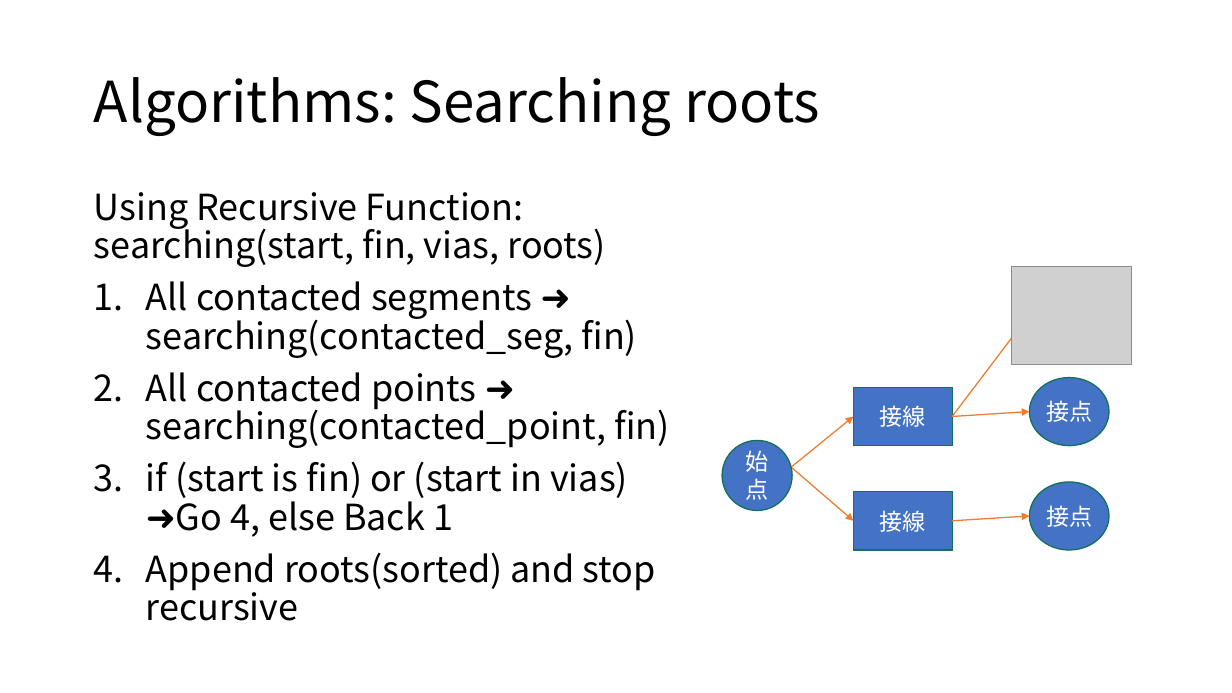
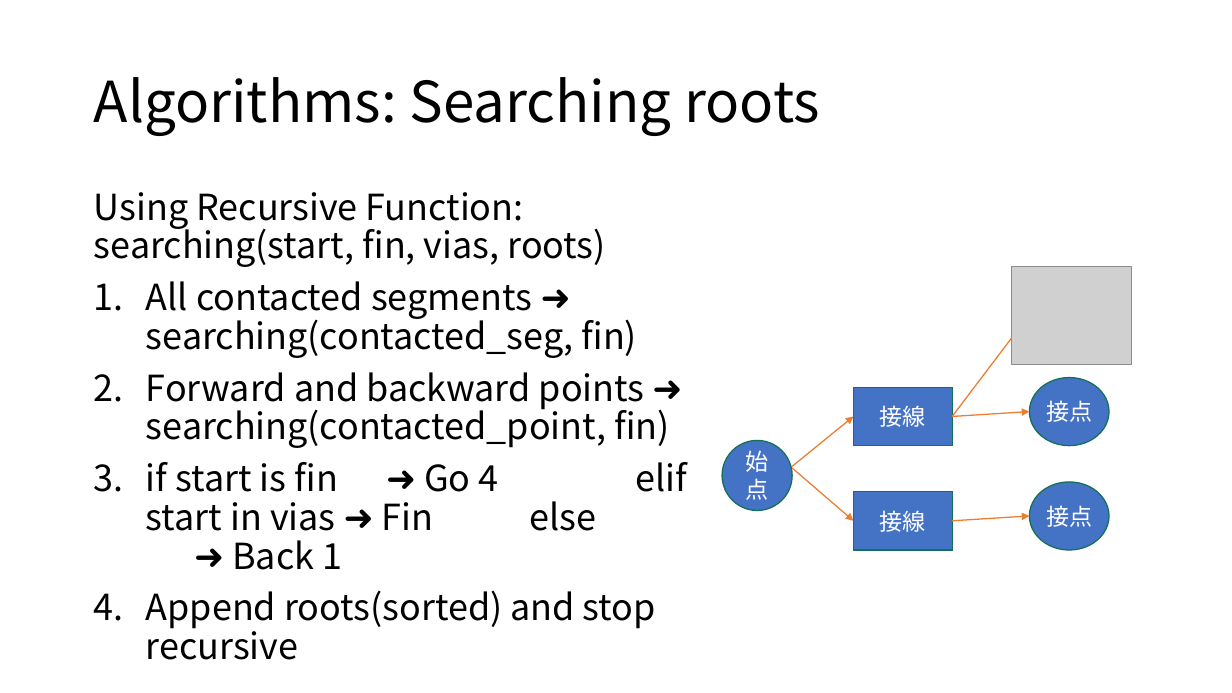
Before and after one commit to ie03-aizu-2019/ie03project-skys, a slide deck: slide 10 of Reports/final.pptx (slide 9 before the commit). Drawn at 1232x693 pixels with LibreOffice and Linux fonts; fonts in the diff are those of the drawing; grey boxes stand for pictures. Boxes give left, top, right and bottom in pixels: in the first picture for what was removed or moved away, otherwise in the second. Text is boxed around its words. In the diff, an @@ line names an element or a change of style, - is before the commit and + after.

```diff
--- a/Reports/final.pptx
+++ b/Reports/final.pptx
@@ text at <box>146,372,688,570</box>: text changed @@
-2. All contacted points ➜ searching(contacted_point, fin)
-3. if (start is fin) or (start in vias) ➜Go 4, else Back 1
+2. Forward and backward points ➜ searching(contacted_point, fin)
+3. if start is fin ➜ Go 4 elif start in vias ➜ Fin else ➜ Back 1
```
Also in this commit, not shown: 5 other slides changed, 3 slides added, 6 other files.
